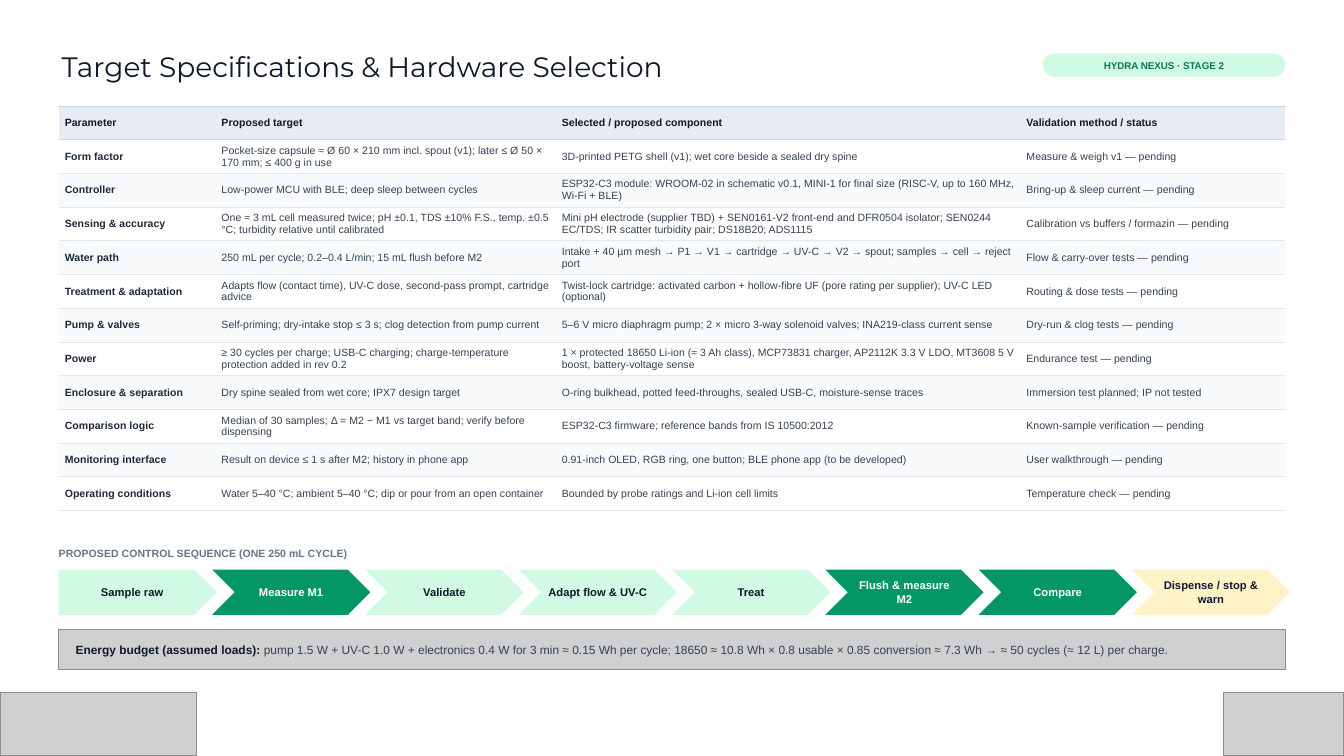
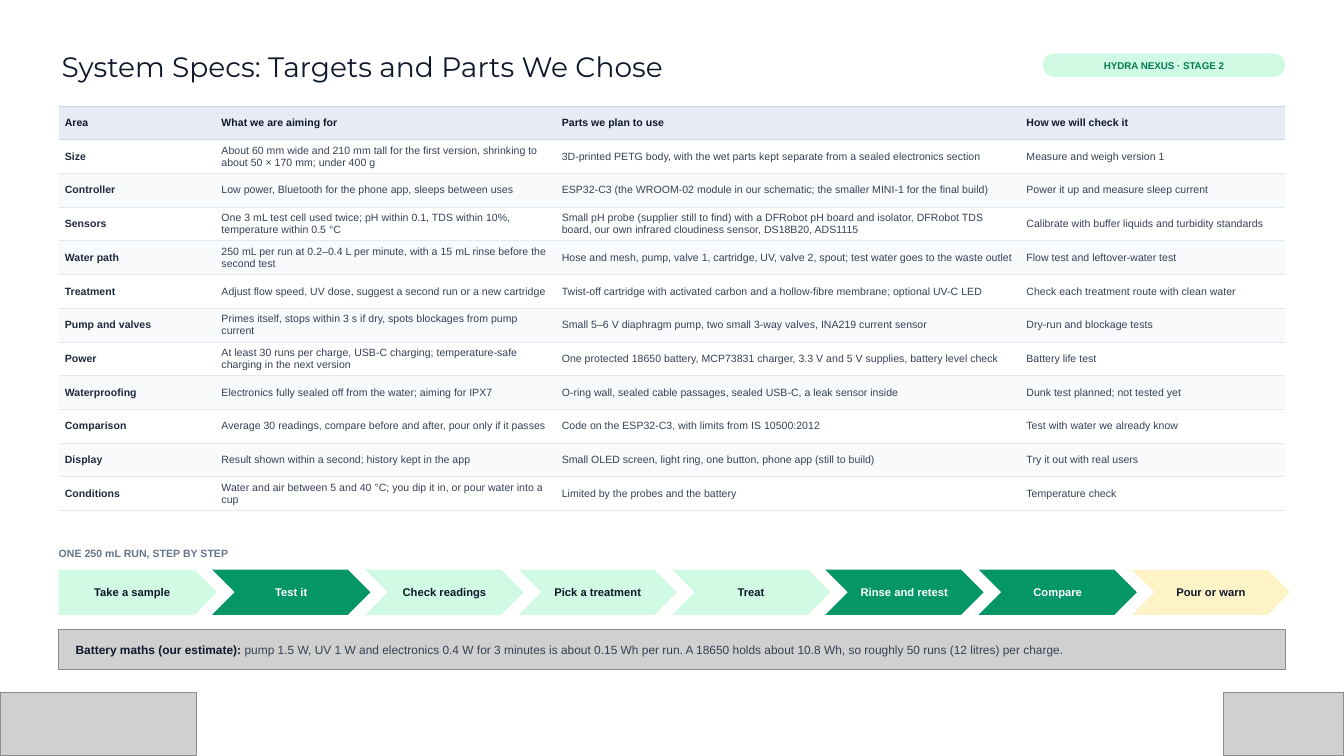
Before and after one commit to Abishekkishore-byte/hydra-nexus, a slide deck: slide 7 of docs/Hydra_Nexus_Vishwakarma_Stage2_Submission.pptx. Drawn at 1344x756 pixels with LibreOffice and Linux fonts; fonts in the diff are those of the drawing; grey boxes stand for pictures; background and template pictures are left out. Boxes give left, top, right and bottom in pixels: in the first picture for what was removed or moved away, otherwise in the second. Text is boxed around its words. In the diff, an @@ line names an element or a change of style, - is before the commit and + after.

```diff
--- a/docs/Hydra_Nexus_Vishwakarma_Stage2_Submission.pptx
+++ b/docs/Hydra_Nexus_Vishwakarma_Stage2_Submission.pptx
@@ title at <box>62,56,662,83</box>: text changed @@
-Target Specifications & Hardware Selection
+System Specs: Targets and Parts We Chose
@@ table at <box>58,106,1286,511</box> @@
-row 1: Parameter | Proposed target | Selected / proposed component | Validation method / status
+row 1: Area | What we are aiming for | Parts we plan to use | How we will check it
-row 2: Form factor | Pocket-size capsule ≈ Ø 60 × 210 mm incl. spout (v1); later ≤ Ø 50 × 170 mm; ≤ 400 g in use | 3D-printed PETG shell (v1); wet core beside a sealed dry spine | Measure & weigh v1 — pending
+row 2: Size | About 60 mm wide and 210 mm tall for the first version, shrinking to about 50 × 170 mm; under 400 g | 3D-printed PETG body, with the wet parts kept separate from a sealed electronics section | Measure and weigh version 1
-row 3: Controller | Low-power MCU with BLE; deep sleep between cycles | ESP32-C3 module: WROOM-02 in schematic v0.1, MINI-1 for final size (RISC-V, up to 160 MHz, Wi-Fi + BLE) | Bring-up & sleep current — pending
+row 3: Controller | Low power, Bluetooth for the phone app, sleeps between uses | ESP32-C3 (the WROOM-02 module in our schematic; the smaller MINI-1 for the final build) | Power it up and measure sleep current
-row 4: Sensing & accuracy | One ≈ 3 mL cell measured twice; pH ±0.1, TDS ±10% F.S., temp. ±0.5 °C; turbidity relative until calibrated | Mini pH electrode (supplier TBD) + SEN0161-V2 front-end and DFR0504 isolator; SEN0244 EC/TDS; IR scatter turbidity pair; DS18B20; ADS1115 | Calibration vs buffers / formazin — pending
+row 4: Sensors | One 3 mL test cell used twice; pH within 0.1, TDS within 10%, temperature within 0.5 °C | Small pH probe (supplier still to find) with a DFRobot pH board and isolator, DFRobot TDS board, our own infrared cloudiness sensor, DS18B20, ADS1115 | Calibrate with buffer liquids and turbidity standards
-row 5: Water path | 250 mL per cycle; 0.2–0.4 L/min; 15 mL flush before M2 | Intake + 40 µm mesh → P1 → V1 → cartridge → UV-C → V2 → spout; samples → cell → reject port | Flow & carry-over tests — pending
+row 5: Water path | 250 mL per run at 0.2–0.4 L per minute, with a 15 mL rinse before the second test | Hose and mesh, pump, valve 1, cartridge, UV, valve 2, spout; test water goes to the waste outlet | Flow test and leftover-water test
-row 6: Treatment & adaptation | Adapts flow (contact time), UV-C dose, second-pass prompt, cartridge advice | Twist-lock cartridge: activated carbon + hollow-fibre UF (pore rating per supplier); UV-C LED (optional) | Routing & dose tests — pending
+row 6: Treatment | Adjust flow speed, UV dose, suggest a second run or a new cartridge | Twist-off cartridge with activated carbon and a hollow-fibre membrane; optional UV-C LED | Check each treatment route with clean water
-row 7: Pump & valves | Self-priming; dry-intake stop ≤ 3 s; clog detection from pump current | 5–6 V micro diaphragm pump; 2 × micro 3-way solenoid valves; INA219-class current sense | Dry-run & clog tests — pending
+row 7: Pump and valves | Primes itself, stops within 3 s if dry, spots blockages from pump current | Small 5–6 V diaphragm pump, two small 3-way valves, INA219 current sensor | Dry-run and blockage tests
-row 8: Power | ≥ 30 cycles per charge; USB-C charging; charge-temperature protection added in rev 0.2 | 1 × protected 18650 Li-ion (≈ 3 Ah class), MCP73831 charger, AP2112K 3.3 V LDO, MT3608 5 V boost, battery-voltage sense | Endurance test — pending
+row 8: Power | At least 30 runs per charge, USB-C charging; temperature-safe charging in the next version | One protected 18650 battery, MCP73831 charger, 3.3 V and 5 V supplies, battery level check | Battery life test
-row 9: Enclosure & separation | Dry spine sealed from wet core; IPX7 design target | O-ring bulkhead, potted feed-throughs, sealed USB-C, moisture-sense traces | Immersion test planned; IP not tested
+row 9: Waterproofing | Electronics fully sealed off from the water; aiming for IPX7 | O-ring wall, sealed cable passages, sealed USB-C, a leak sensor inside | Dunk test planned; not tested yet
-row 10: Comparison logic | Median of 30 samples; Δ = M2 − M1 vs target band; verify before dispensing | ESP32-C3 firmware; reference bands from IS 10500:2012 | Known-sample verification — pending
+row 10: Comparison | Average 30 readings, compare before and after, pour only if it passes | Code on the ESP32-C3, with limits from IS 10500:2012 | Test with water we already know
-row 11: Monitoring interface | Result on device ≤ 1 s after M2; history in phone app | 0.91-inch OLED, RGB ring, one button; BLE phone app (to be developed) | User walkthrough — pending
+row 11: Display | Result shown within a second; history kept in the app | Small OLED screen, light ring, one button, phone app (still to build) | Try it out with real users
-row 12: Operating conditions | Water 5–40 °C; ambient 5–40 °C; dip or pour from an open container | Bounded by probe ratings and Li-ion cell limits | Temperature check — pending
+row 12: Conditions | Water and air between 5 and 40 °C; you dip it in, or pour water into a cup | Limited by the probes and the battery | Temperature check
@@ text at <box>59,550,228,559</box>: text changed @@
-PROPOSED CONTROL SEQUENCE (ONE 250 mL CYCLE)
+ONE 250 mL RUN, STEP BY STEP
@@ text in pentagon arrow at <box>94,588,170,599</box>: text changed @@
-Sample raw
+Take a sample
@@ text in chevron at <box>275,588,307,596</box>: text changed @@
-Measure M1
+Test it
@@ text in chevron at <box>403,588,486,599</box>: text changed @@
-Validate
+Check readings
@@ text in chevron at <box>554,588,641,596</box>: text changed @@
-Adapt flow & UV-C
+Pick a treatment
@@ text in chevron at <box>861,588,948,596</box>: text changed @@
-Flush & measure M2
+Rinse and retest
@@ text in chevron at <box>1176,588,1245,596</box>: text changed @@
-Dispense / stop & warn
+Pour or warn
@@ text at <box>76,645,1063,657</box>: text changed @@
-Energy budget (assumed loads): pump 1.5 W + UV-C 1.0 W + electronics 0.4 W for 3 min ≈ 0.15 Wh per cycle; 18650 ≈ 10.8 Wh × 0.8 usable × 0.85 conversion ≈ 7.3 Wh → ≈ 50 cycles (≈ 12 L) per charge.
+Battery maths (our estimate): pump 1.5 W, UV 1 W and electronics 0.4 W for 3 minutes is about 0.15 Wh per run. A 18650 holds about 10.8 Wh, so roughly 50 runs (12 litres) per charge.
```
Also in this commit, not shown: 18 other slides changed, 1 other file.
